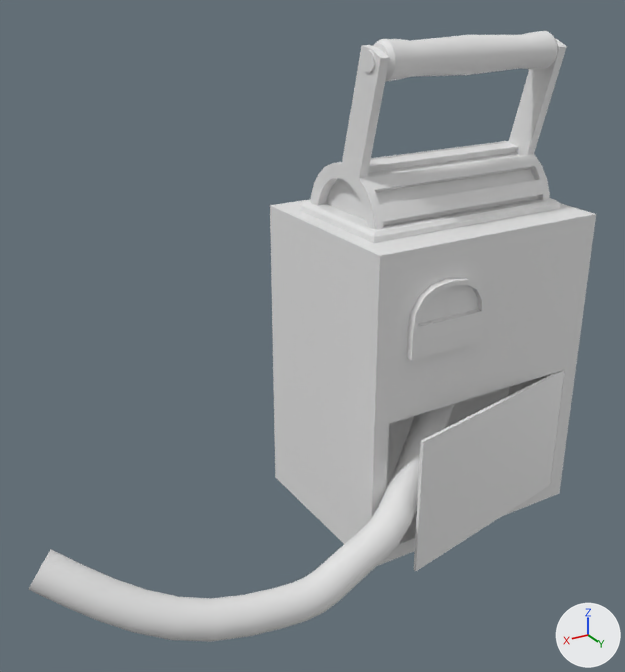
Two versions of the FBX model Assets/Misc/Arm_Lever.FBX, one commit apart.
Rendered twice from a 50 mm lens placed at (0.829, 1.029, 0.849), pointed at (0.248, 0.06, 0.364). The lights are fixed; the arrows at lower right show +X, +Y and +Z. Where no turn or scale is listed for an object, it has been applied to the vertices.
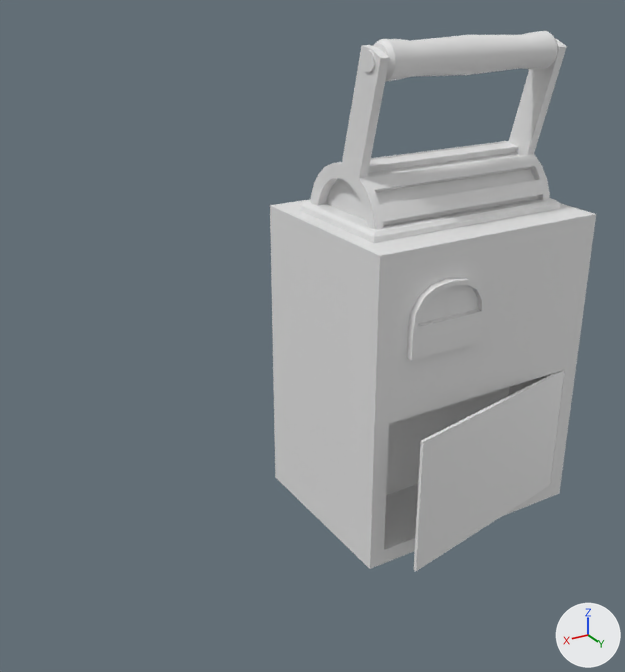
Pixel boxes [x1, y1, x2, y2] of what changed, in the pictures (625 x 672 px):
'Loft001', deleted
    before: [29, 404, 454, 642]

The change, as a list of edits to the scene's bpy script:
```text
Remove ob_loft001:
    ob_loft001 = bpy.data.objects.new('Loft001', me_mesh_006)
    ob_loft001.location = (0.347, 0.156, 0.143)
```
